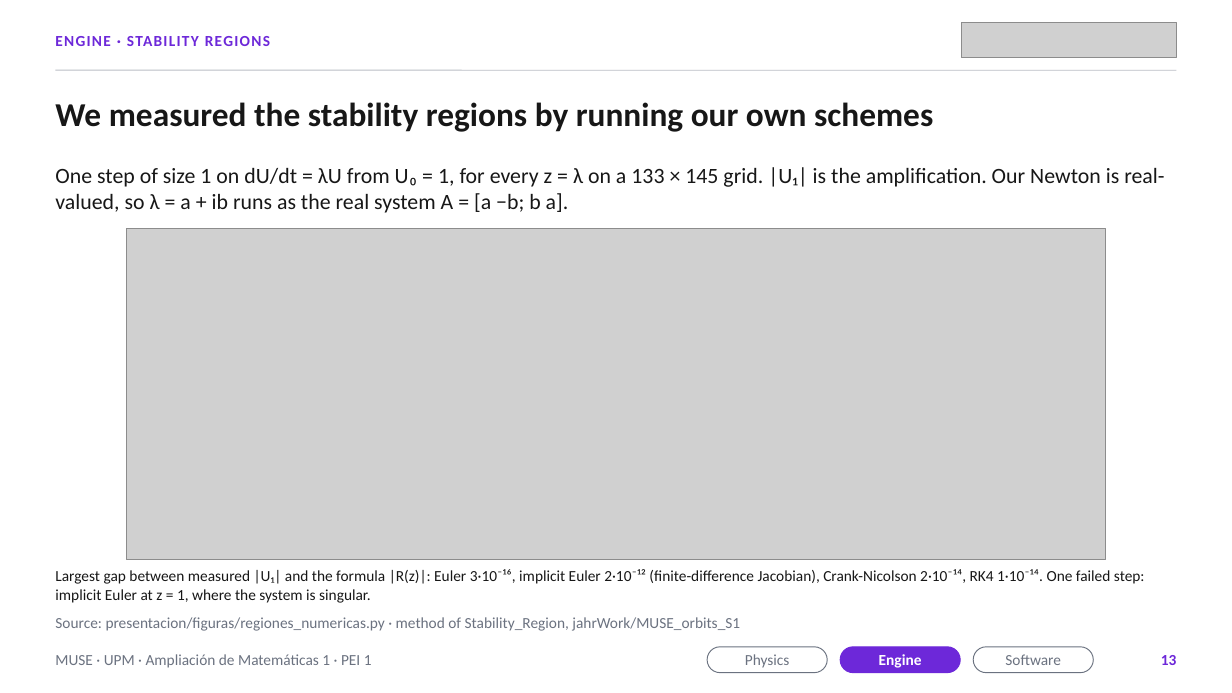
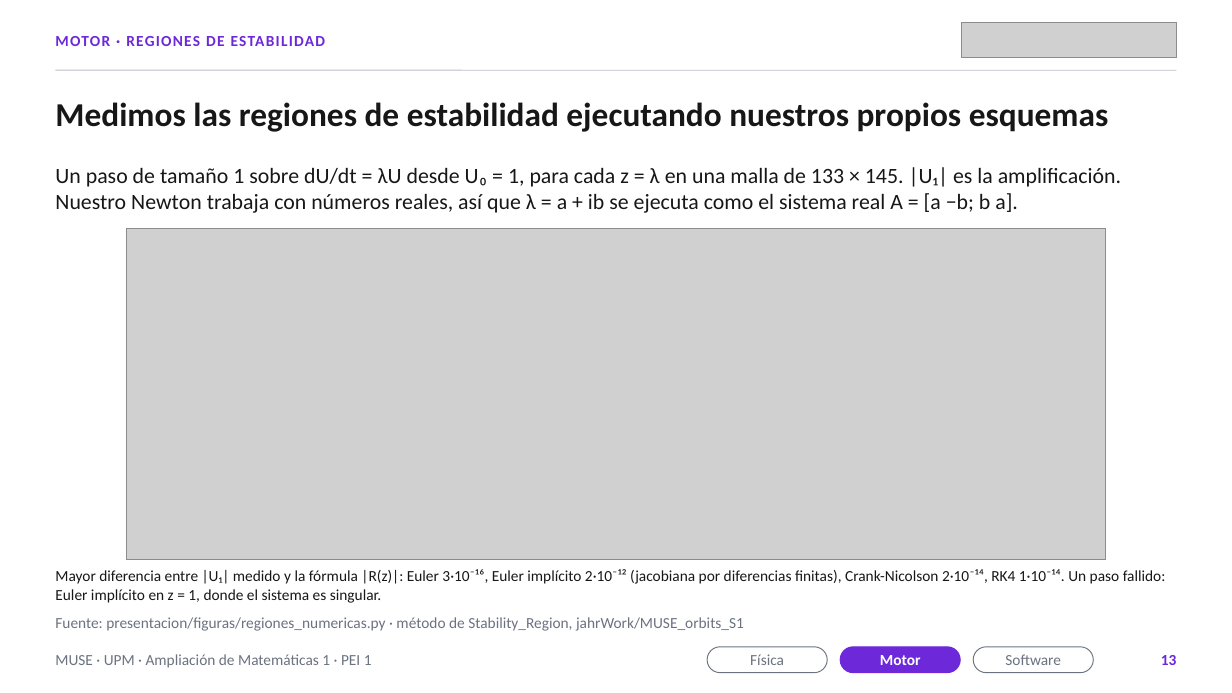
Before and after one commit to MP-19-creator/Grupo3-AmpliacionMatematicas, a slide deck: slide 13 of presentacion/PEI1_final.pptx. Drawn at 1232x693 pixels with LibreOffice and Linux fonts; fonts in the diff are those of the drawing; grey boxes stand for pictures. Boxes give left, top, right and bottom in pixels: in the first picture for what was removed or moved away, otherwise in the second. Text is boxed around its words. In the diff, an @@ line names an element or a change of style, - is before the commit and + after.

```diff
--- a/presentacion/PEI1_final.pptx
+++ b/presentacion/PEI1_final.pptx
@@ text at <box>55,36,325,46</box>: text changed @@
-ENGINE · STABILITY REGIONS
+MOTOR · REGIONES DE ESTABILIDAD
@@ text at <box>55,102,1109,132</box>: text changed @@
-We measured the stability regions by running our own schemes
+Medimos las regiones de estabilidad ejecutando nuestros propios esquemas
@@ text at <box>55,167,1121,213</box>: text changed @@
-One step of size 1 on dU/dt = λU from U₀ = 1, for every z = λ on a 133 × 145 grid. |U₁| is the amplification. Our Newton is real-valued, so λ = a + ib runs as the real system A = [a −b; b a].
+Un paso de tamaño 1 sobre dU/dt = λU desde U₀ = 1, para cada z = λ en una malla de 133 × 145. |U₁| es la amplificación. Nuestro Newton trabaja con números reales, así que λ = a + ib se ejecuta como el sistema real A = [a −b; b a].
@@ text at <box>55,569,1166,603</box>: text changed @@
-Largest gap between measured |U₁| and the formula |R(z)|: Euler 3·10⁻¹⁶, implicit Euler 2·10⁻¹² (finite-difference Jacobian), Crank-Nicolson 2·10⁻¹⁴, RK4 1·10⁻¹⁴. One failed step: implicit Euler at z = 1, where the system is singular.
+Mayor diferencia entre |U₁| medido y la fórmula |R(z)|: Euler 3·10⁻¹⁶, Euler implícito 2·10⁻¹² (jacobiana por diferencias finitas), Crank-Nicolson 2·10⁻¹⁴, RK4 1·10⁻¹⁴. Un paso fallido: Euler implícito en z = 1, donde el sistema es singular.
@@ text at <box>55,617,744,631</box>: text changed @@
-Source: presentacion/figuras/regiones_numericas.py · method of Stability_Region, jahrWork/MUSE_orbits_S1
+Fuente: presentacion/figuras/regiones_numericas.py · método de Stability_Region, jahrWork/MUSE_orbits_S1
@@ text in rounded rectangle at <box>750,654,784,665</box>: text changed @@
-Physics
+Física
@@ text in rounded rectangle at <box>880,655,921,665</box>: text changed @@
-Engine
+Motor
```
Also in this commit, not shown: 30 other slides changed, 10 other files.
